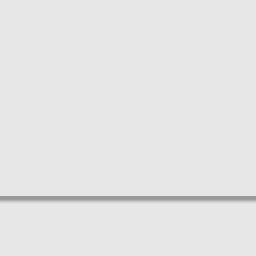
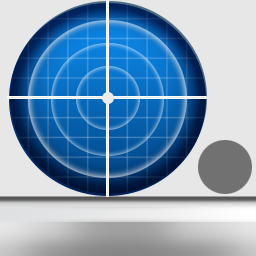
Layers edited between the first and the second 256 x 256 image:
added group "Group 2" with 3 layers above "Group 1" over [0, 200, 256, 256]
added layer "Layer 3" in group "Group 2" over [0, 200, 256, 222]
added layer "Layer 2" in group "Group 2" over [0, 207, 256, 256]
